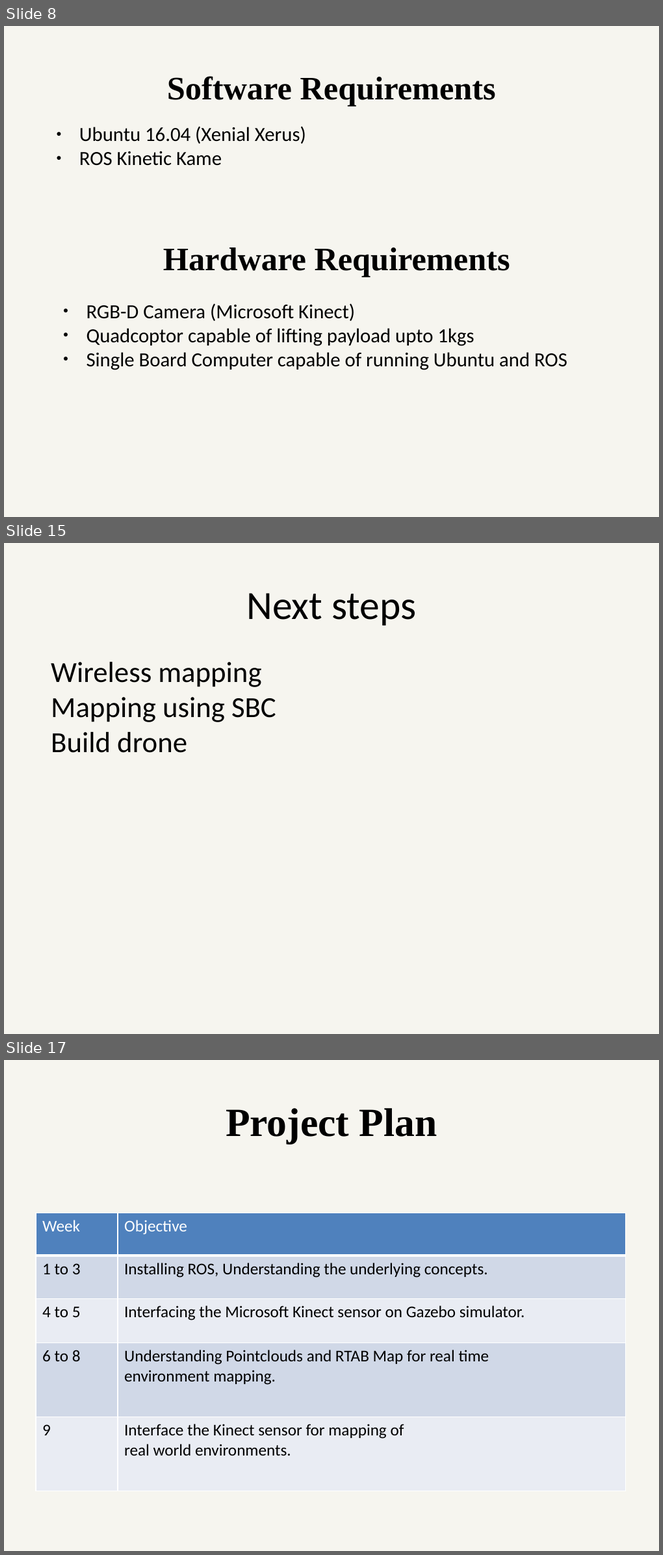
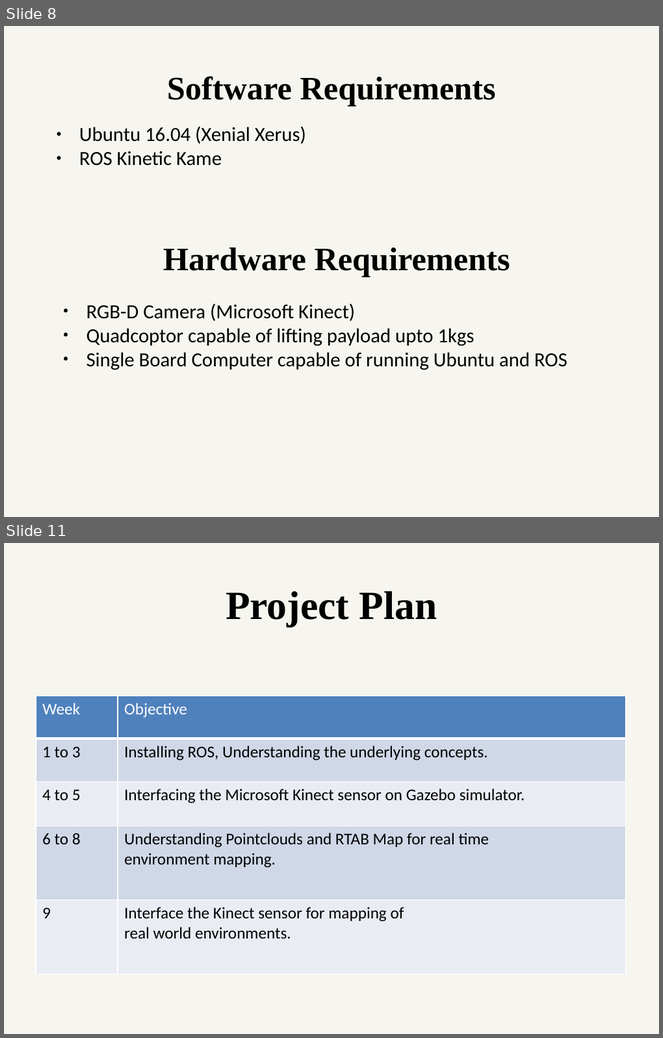
Before and after one commit to ETRX-Batch-2019/Robot-Development-using-ROS, a slide deck: Presentation/4-Aug/Robot-dev-using-ROS.pptx. Shown one above the other, each under a label of ours: slides 8, 15 and 17 before the commit, slides 8 and 11 after it; the slides between them are not shown. The pictures are 663x1555 and 663x1038 pixels, drawn with LibreOffice and Linux fonts; fonts in the diff are those of the drawing. Boxes give left, top, right and bottom in pixels: in the first picture for what was removed or moved away, otherwise in the second. Text is boxed around its words. In the diff, an @@ line names an element or a change of style, - is before the commit and + after.

```diff
--- a/Presentation/4-Aug/Robot-dev-using-ROS.pptx
+++ b/Presentation/4-Aug/Robot-dev-using-ROS.pptx
@@ slide 15 removed at box(4, 543, 659, 1034), background #EEECE1 at 51% opacity @@
@@ text removed at box(246, 593, 416, 626) @@
-Next steps
@@ text removed at box(51, 662, 276, 753) @@
-Wireless mapping
-Mapping using SBC
-Build drone
@@ what was slide 17 is now slide 11 @@
```
Also in this commit, not shown: 4 slides changed, 5 other slides removed, 1 other file.
